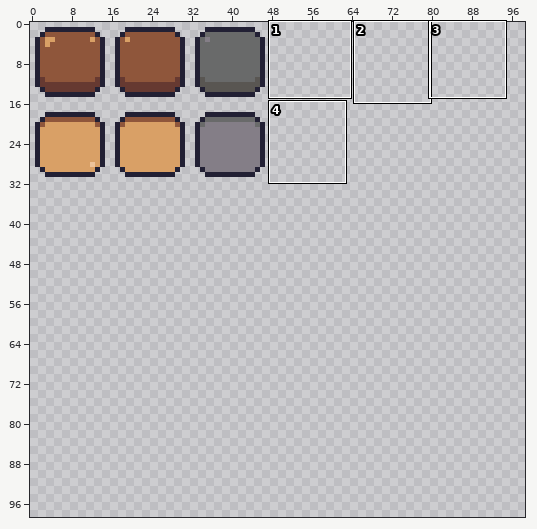
Two states of a pixel-art file, theme.aseprite. The picture above shows the old version from afar; the outline marks the close-up.
Close-up. As it was:
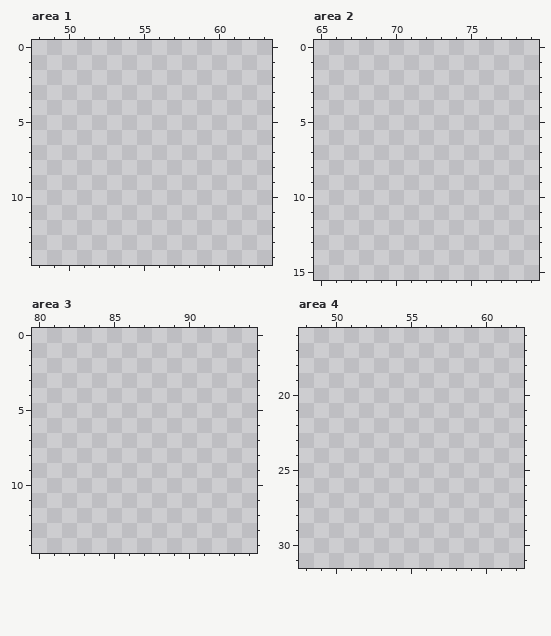
128x64 pixels, 1 frame. Shown: area 1: x 48..63, y 0..14; area 2: x 65..79, y 0..15; area 3: x 80..94, y 0..14; area 4: x 48..62, y 16..31. The old version is drawn lined up with the new one, on the new canvas. The wide view leaves out empty margins. The commit also changed other parts of the picture, which this record leaves out.
After:
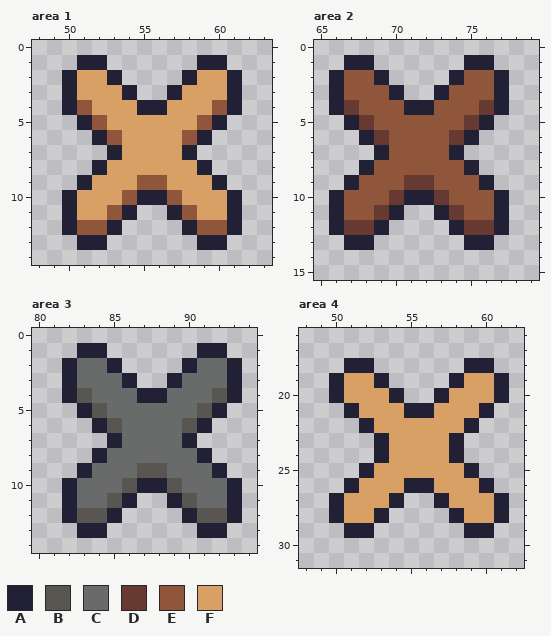
Palette (. is transparent): A #222034  B #595652  C #696a6a  D #663931  E #8f563b  F #d9a066
Difference:
{"change": "canvas 128x64 -> 128x128"}
{"where": "area 1"}
{"y":1,"x":51,"old":"..","new":"AA"}
{"y":1,"x":59,"old":"..","new":"AA"}
{"y":2,"x":50,"old":"....","new":"AFFA"}
{"y":2,"x":58,"old":"....","new":"AFFA"}
{"y":3,"x":50,"old":".....","new":"AFFFA"}
{"y":3,"x":57,"old":".....","new":"AFFFA"}
{"y":4,"x":50,"old":"............","new":"AEFFFAAFFFEA"}
{"y":5,"x":51,"old":"..........","new":"AEFFFFFFEA"}
{"y":6,"x":52,"old":"........","new":"AEFFFFEA"}
{"y":7,"x":53,"old":"......","new":"AFFFFA"}
{"y":8,"x":52,"old":"........","new":"AFFFFFFA"}
{"y":9,"x":51,"old":"..........","new":"AFFFEEFFFA"}
{"y":10,"x":50,"old":"............","new":"AFFFEAAEFFFA"}
{"y":11,"x":50,"old":".....","new":"AFFEA"}
{"y":11,"x":57,"old":".....","new":"AEFFA"}
{"y":12,"x":50,"old":"....","new":"AEEA"}
{"y":12,"x":58,"old":"....","new":"AEEA"}
{"y":13,"x":51,"old":"..","new":"AA"}
{"y":13,"x":59,"old":"..","new":"AA"}
{"where": "area 2"}
{"y":1,"x":67,"old":"..","new":"AA"}
{"y":1,"x":75,"old":"..","new":"AA"}
{"y":2,"x":66,"old":"....","new":"AEEA"}
{"y":2,"x":74,"old":"....","new":"AEEA"}
{"y":3,"x":66,"old":".....","new":"AEEEA"}
{"y":3,"x":73,"old":".....","new":"AEEEA"}
{"y":4,"x":66,"old":"............","new":"ADEEEAAEEEDA"}
{"y":5,"x":67,"old":"..........","new":"ADEEEEEEDA"}
{"y":6,"x":68,"old":"........","new":"ADEEEEDA"}
{"y":7,"x":69,"old":"......","new":"AEEEEA"}
{"y":8,"x":68,"old":"........","new":"AEEEEEEA"}
{"y":9,"x":67,"old":"..........","new":"AEEEDDEEEA"}
{"y":10,"x":66,"old":"............","new":"AEEEDAADEEEA"}
{"y":11,"x":66,"old":".....","new":"AEEDA"}
{"y":11,"x":73,"old":".....","new":"ADEEA"}
{"y":12,"x":66,"old":"....","new":"ADDA"}
{"y":12,"x":74,"old":"....","new":"ADDA"}
{"y":13,"x":67,"old":"..","new":"AA"}
{"y":13,"x":75,"old":"..","new":"AA"}
{"where": "area 3"}
{"y":1,"x":83,"old":"..","new":"AA"}
{"y":1,"x":91,"old":"..","new":"AA"}
{"y":2,"x":82,"old":"....","new":"ACCA"}
{"y":2,"x":90,"old":"....","new":"ACCA"}
{"y":3,"x":82,"old":".....","new":"ACCCA"}
{"y":3,"x":89,"old":".....","new":"ACCCA"}
{"y":4,"x":82,"old":"............","new":"ABCCCAACCCBA"}
{"y":5,"x":83,"old":"..........","new":"ABCCCCCCBA"}
{"y":6,"x":84,"old":"........","new":"ABCCCCBA"}
{"y":7,"x":85,"old":"......","new":"ACCCCA"}
{"y":8,"x":84,"old":"........","new":"ACCCCCCA"}
{"y":9,"x":83,"old":"..........","new":"ACCCBBCCCA"}
{"y":10,"x":82,"old":"............","new":"ACCCBAABCCCA"}
{"y":11,"x":82,"old":".....","new":"ACCBA"}
{"y":11,"x":89,"old":".....","new":"ABCCA"}
{"y":12,"x":82,"old":"....","new":"ABBA"}
{"y":12,"x":90,"old":"....","new":"ABBA"}
{"y":13,"x":83,"old":"..","new":"AA"}
{"y":13,"x":91,"old":"..","new":"AA"}
{"where": "area 4"}
{"y":18,"x":51,"old":"..","new":"AA"}
{"y":18,"x":59,"old":"..","new":"AA"}
{"y":19,"x":50,"old":"....","new":"AFFA"}
{"y":19,"x":58,"old":"....","new":"AFFA"}
{"y":20,"x":50,"old":".....","new":"AFFFA"}
{"y":20,"x":57,"old":".....","new":"AFFFA"}
{"y":21,"x":51,"old":"..........","new":"AFFFAAFFFA"}
{"y":22,"x":52,"old":"........","new":"AFFFFFFA"}
{"y":23,"x":53,"old":"......","new":"AFFFFA"}
{"y":24,"x":53,"old":"......","new":"AFFFFA"}
{"y":25,"x":52,"old":"........","new":"AFFFFFFA"}
{"y":26,"x":51,"old":"..........","new":"AFFFAAFFFA"}
{"y":27,"x":50,"old":".....","new":"AFFFA"}
{"y":27,"x":57,"old":".....","new":"AFFFA"}
{"y":28,"x":50,"old":"....","new":"AFFA"}
{"y":28,"x":58,"old":"....","new":"AFFA"}
{"y":29,"x":51,"old":"..","new":"AA"}
{"y":29,"x":59,"old":"..","new":"AA"}
{"label":"added","picture_box":[62,55,242,250]}
{"label":"added","picture_box":[329,55,509,250]}
{"label":"added","picture_box":[62,343,242,538]}
{"label":"added","picture_box":[329,358,509,538]}
